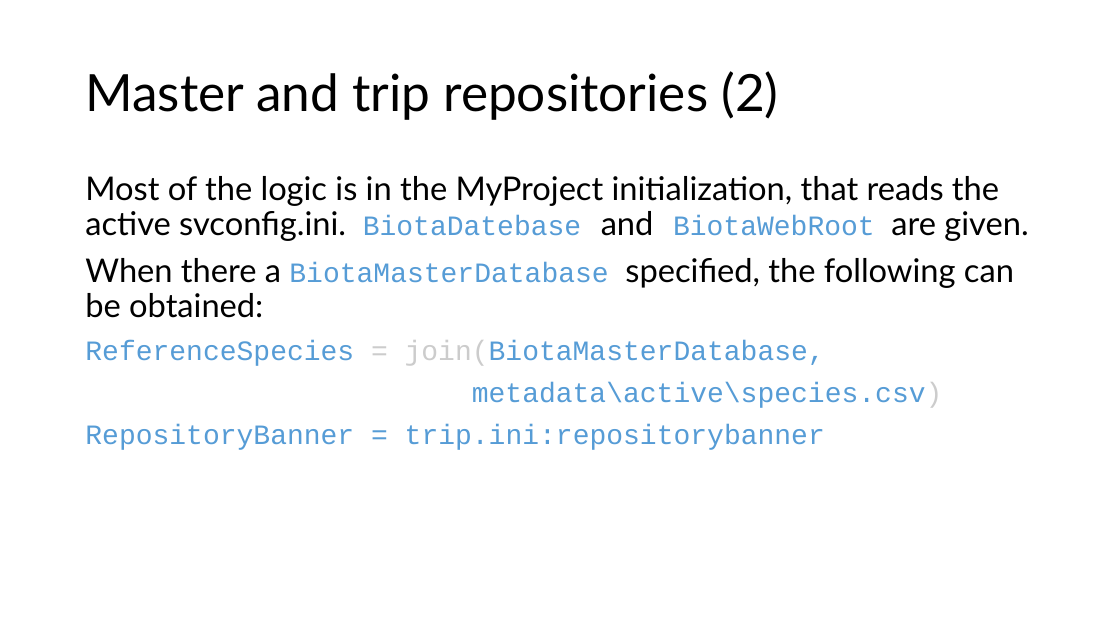
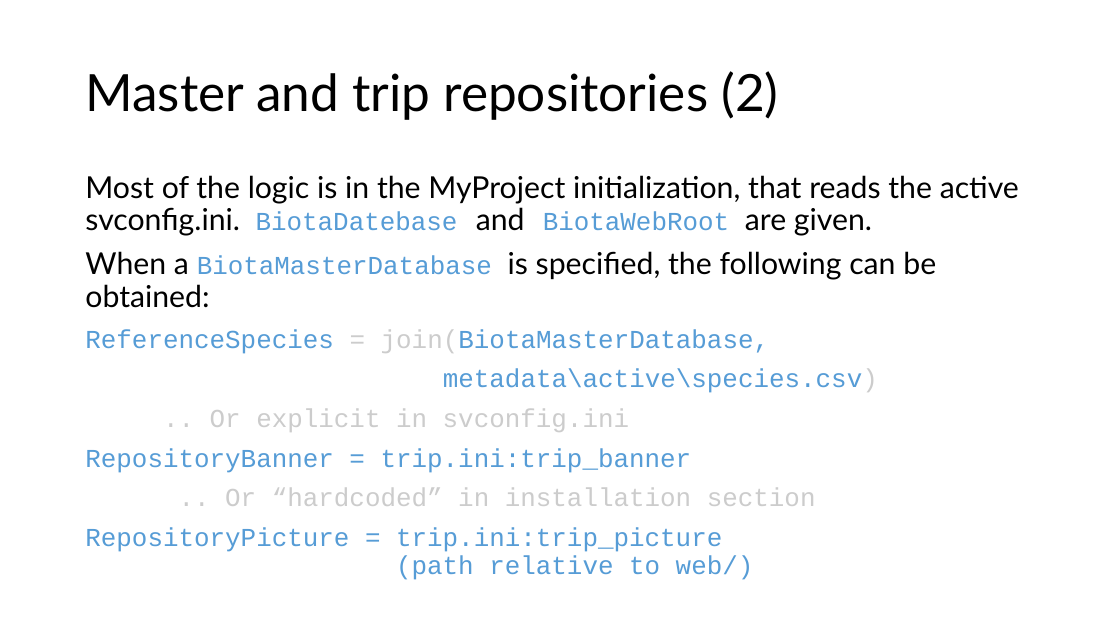
Before and after one commit to gilbert-houtekamer/SpeciesViewer, a slide deck: slide 7 of docs/SpeciesViewer architecture pictures.pptx. Drawn at 1120x630 pixels with LibreOffice and Linux fonts; fonts in the diff are those of the drawing. Boxes give left, top, right and bottom in pixels: in the first picture for what was removed or moved away, otherwise in the second. Text is boxed around its words. In the diff, an @@ line names an element or a change of style, - is before the commit and + after.

Commit message:
Typo in filename and new ppt

```diff
--- a/docs/SpeciesViewer architecture pictures.pptx
+++ b/docs/SpeciesViewer architecture pictures.pptx
@@ text at (85,175,1019,393): size 28 to 25.9 pt in "Most of the logic is in the ..."; size 24 to 22.2 pt in "BiotaDatebase BiotaWebRoot", "ReferenceSpecies = join(BiotaMasterDatabase,", "metadata\active\species.csv)" @@
@@ text at (85,251,936,308): text changed; size 28 to 25.9 pt @@
-When there a BiotaMasterDatabase specified, the following can be obtained:
+When a BiotaMasterDatabase is specified, the following can be obtained:
@@ text at (85,409,816,580): text changed; size 24 to 22.2 pt @@
-RepositoryBanner = trip.ini:repositorybanner
+.. Or explicit in svconfig.ini
+RepositoryBanner = trip.ini:trip_banner
+.. Or “hardcoded” in installation section
+RepositoryPicture = trip.ini:trip_picture
+(path relative to web/)
```
Also in this commit, not shown: 2 slides added, 2 other files.
